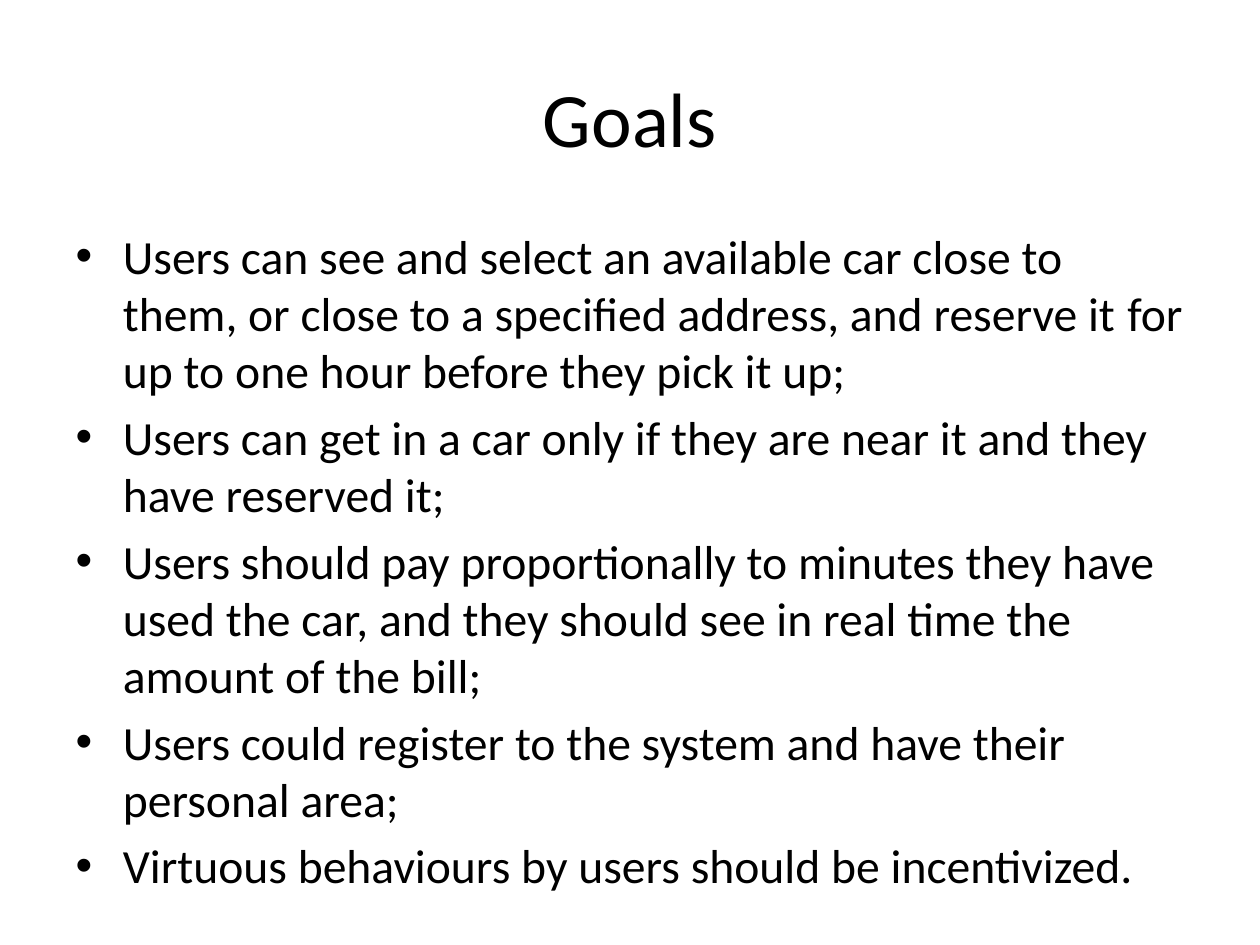
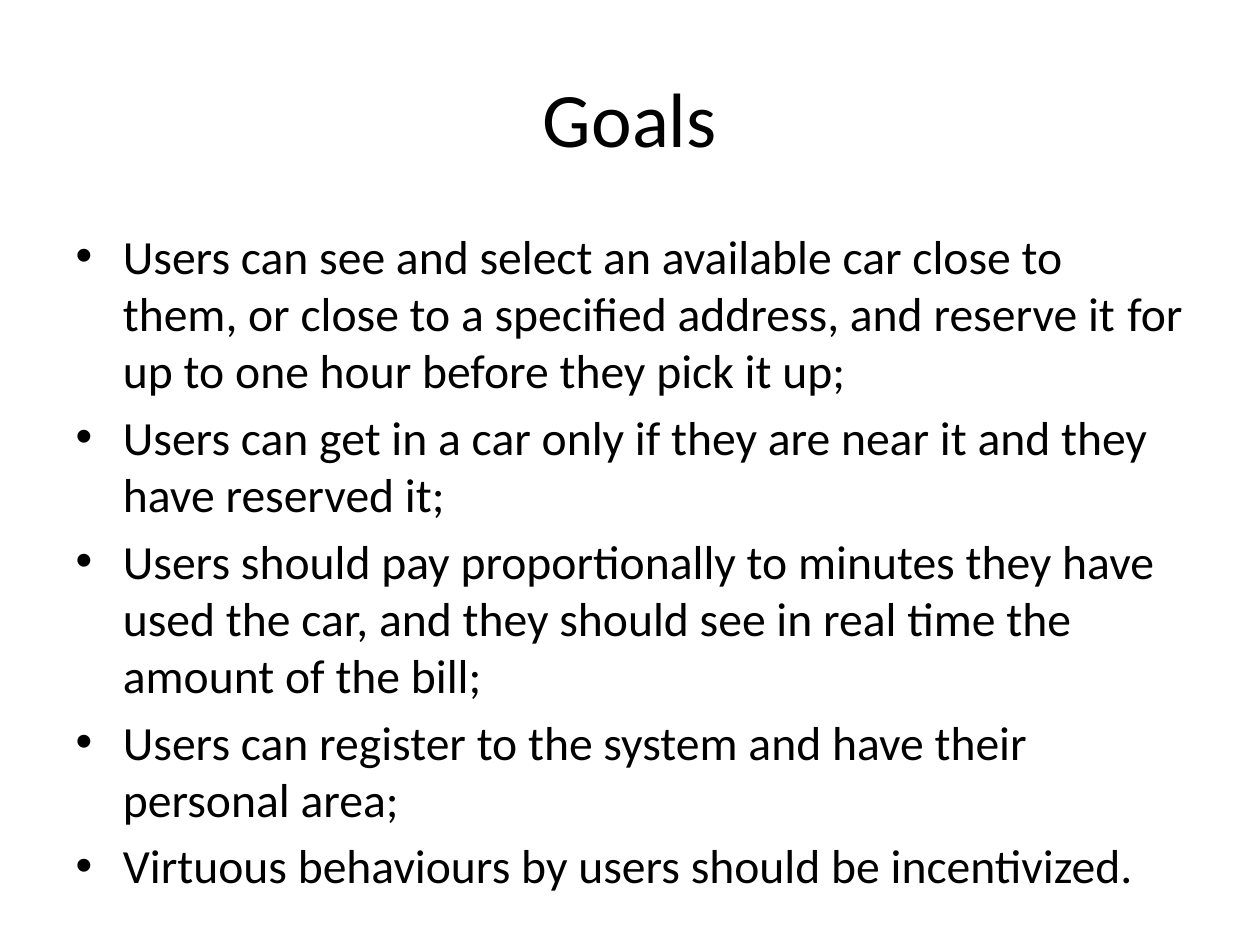
Before and after one commit to cattaneo-riccardo/PowerEnjoy, a slide deck: slide 6 of RASD/presentation/RASD_presentation.pptx. Drawn at 1260x945 pixels with LibreOffice and Linux fonts; fonts in the diff are those of the drawing. Boxes give left, top, right and bottom in pixels: in the first picture for what was removed or moved away, otherwise in the second. Text is boxed around its words. In the diff, an @@ line names an element or a change of style, - is before the commit and + after.

```diff
--- a/RASD/presentation/RASD_presentation.pptx
+++ b/RASD/presentation/RASD_presentation.pptx
@@ text at (x1=123, y1=727, x2=1027, y2=825): text changed @@
-• Users could register to the system and have their personal area;
+• Users can register to the system and have their personal area;
```
Also in this commit, not shown: 8 other slides changed, 1 slide removed, 1 other file.
